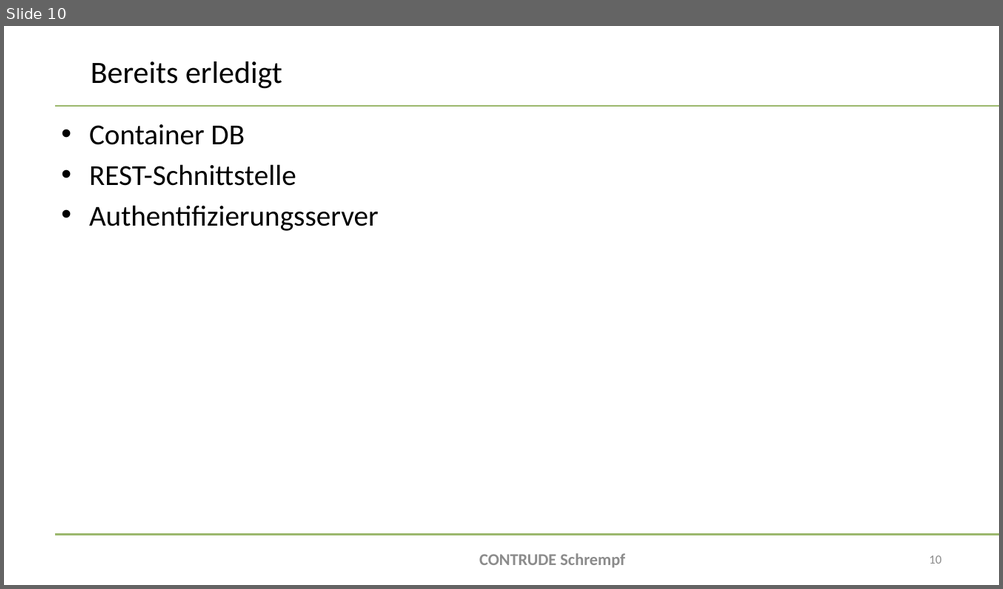
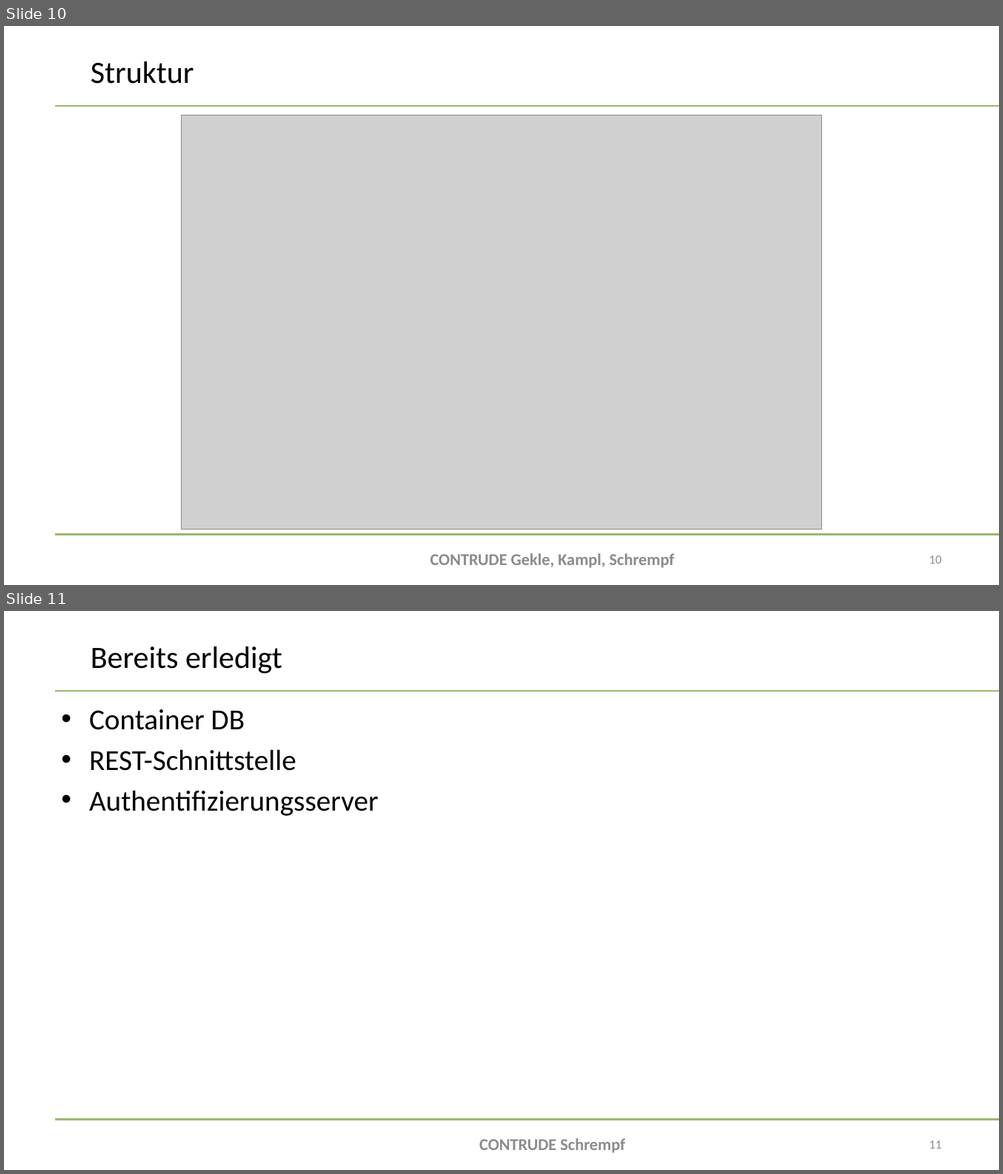
Before and after one commit to bitsneak/Contrude, a slide deck: Diplomarbeit/doc/Presentations/DA-Präsentation2024_Erstpräsentation.pptx. Shown one above the other, each under a label of ours: slide 10 before the commit, slides 10 and 11 after it. The pictures are 1003x589 and 1003x1174 pixels, drawn with LibreOffice and Linux fonts; fonts in the diff are those of the drawing; grey boxes stand for pictures; background and template pictures are left out. Boxes give left, top, right and bottom in pixels: in the first picture for what was removed or moved away, otherwise in the second. Text is boxed around its words. In the diff, an @@ line names an element or a change of style, - is before the commit and + after.

Commit message:
added contrude overview to präsi #26

```diff
--- a/Diplomarbeit/doc/Presentations/DA-Präsentation2024_Erstpräsentation.pptx
+++ b/Diplomarbeit/doc/Presentations/DA-Präsentation2024_Erstpräsentation.pptx
@@ slide 10 added at [4, 26, 999, 585], background #FFFFFF; not listed: 2 template elements that a slide beside it also shows @@
@@ title added at [91, 62, 194, 84], 30 pt, text #000000 @@
+Struktur
@@ picture added at [182, 116, 822, 530] @@
@@ text added at [430, 554, 674, 568], 16 pt, text #8C8C8C, bold @@
+CONTRUDE Gekle, Kampl, Schrempf
@@ page number added at [929, 556, 942, 564], 12 pt, text #8C8C8C @@
+10
@@ what was slide 10 is now slide 11 @@
@@ page number at [929, 1141, 942, 1149]: text changed @@
-10
+11
```
Also in this commit, not shown: 1 slide changed.
